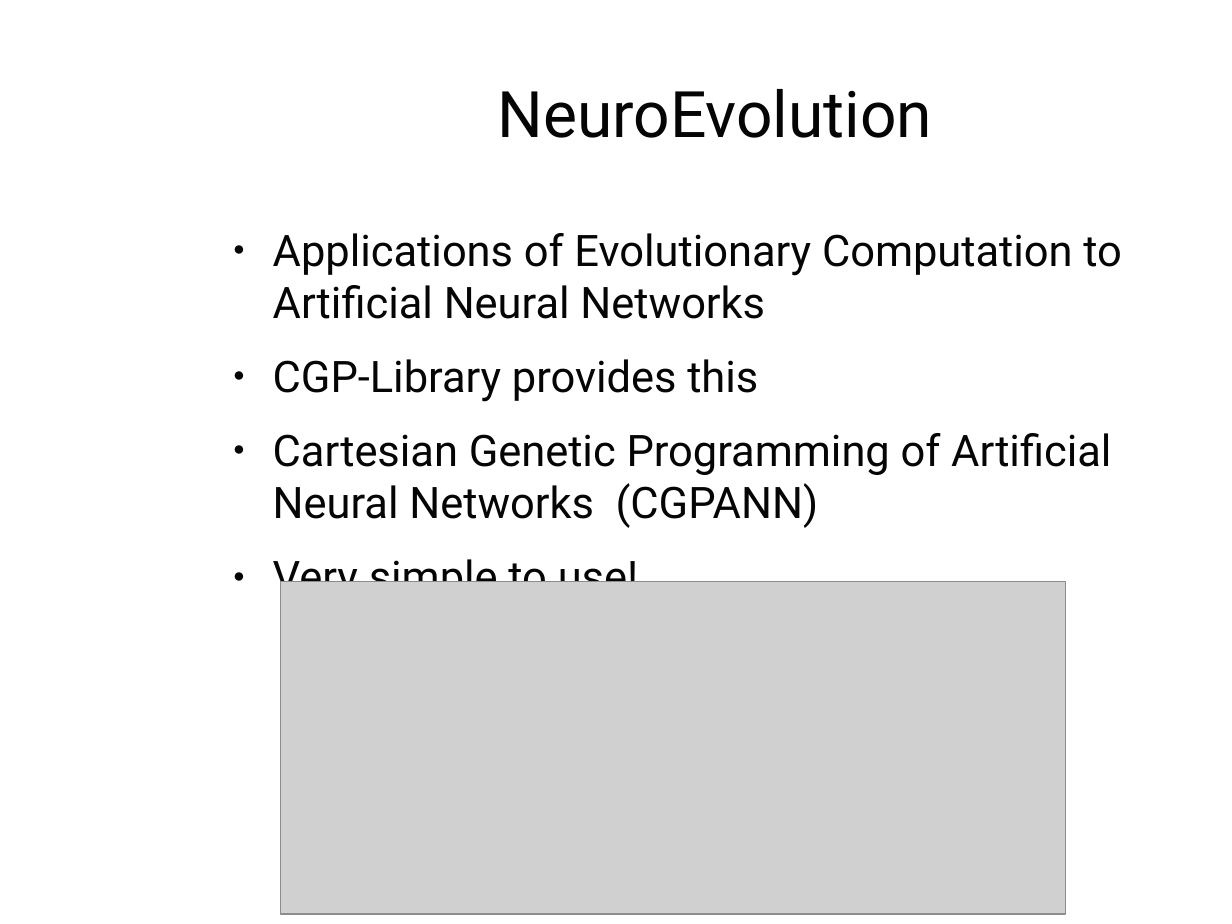
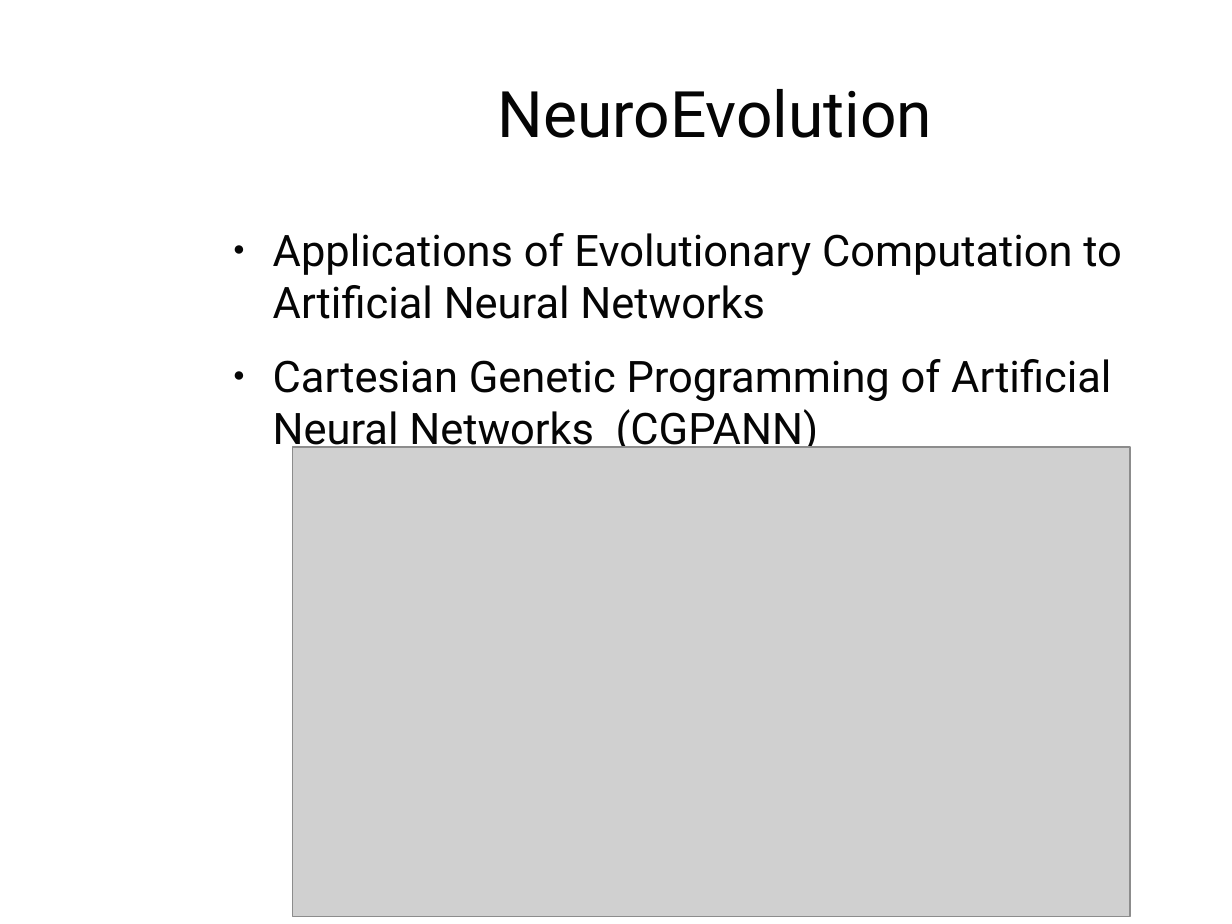
Before and after one commit to AndrewJamesTurner/CGP-Library, a slide deck: slide 16 of presentation/introduction.odp. Drawn at 1232x924 pixels with LibreOffice and Linux fonts; fonts in the diff are those of the drawing; grey boxes stand for pictures; background and template pictures are left out. Boxes give left, top, right and bottom in pixels: in the first picture for what was removed or moved away, otherwise in the second. Text is boxed around its words. In the diff, an @@ line names an element or a change of style, - is before the commit and + after.

```diff
--- a/presentation/introduction.odp
+++ b/presentation/introduction.odp
@@ text at [273,359,758,402]: paragraph removed @@
-● CGP-Library provides this
@@ picture: place and size @@
-picture at [281,581,1065,914]
+picture at [293,447,1130,917]
@@ text at [273,552,639,603]: paragraph removed @@
-● Very simple to use!
```
Also in this commit, not shown: 4 other files.
